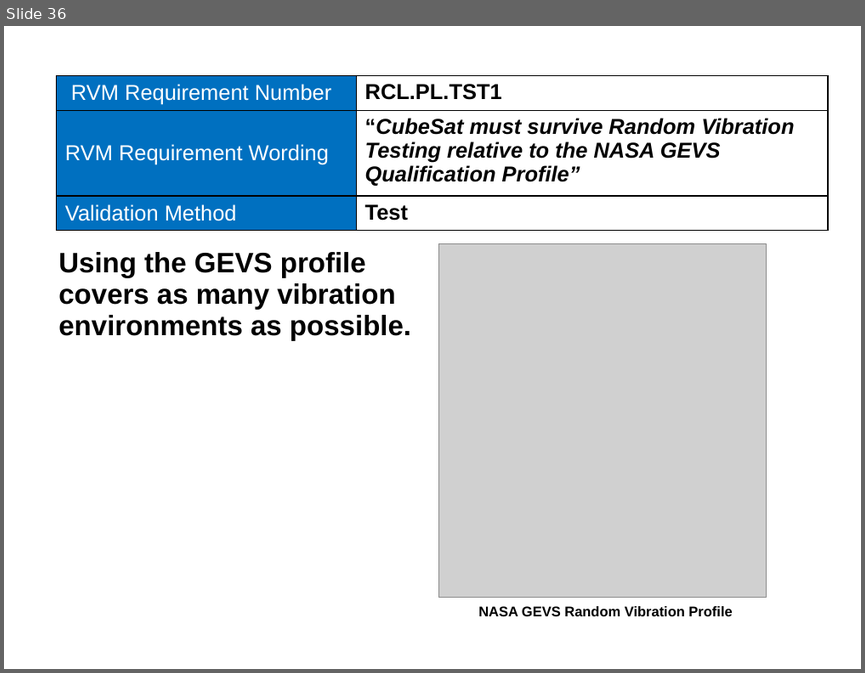
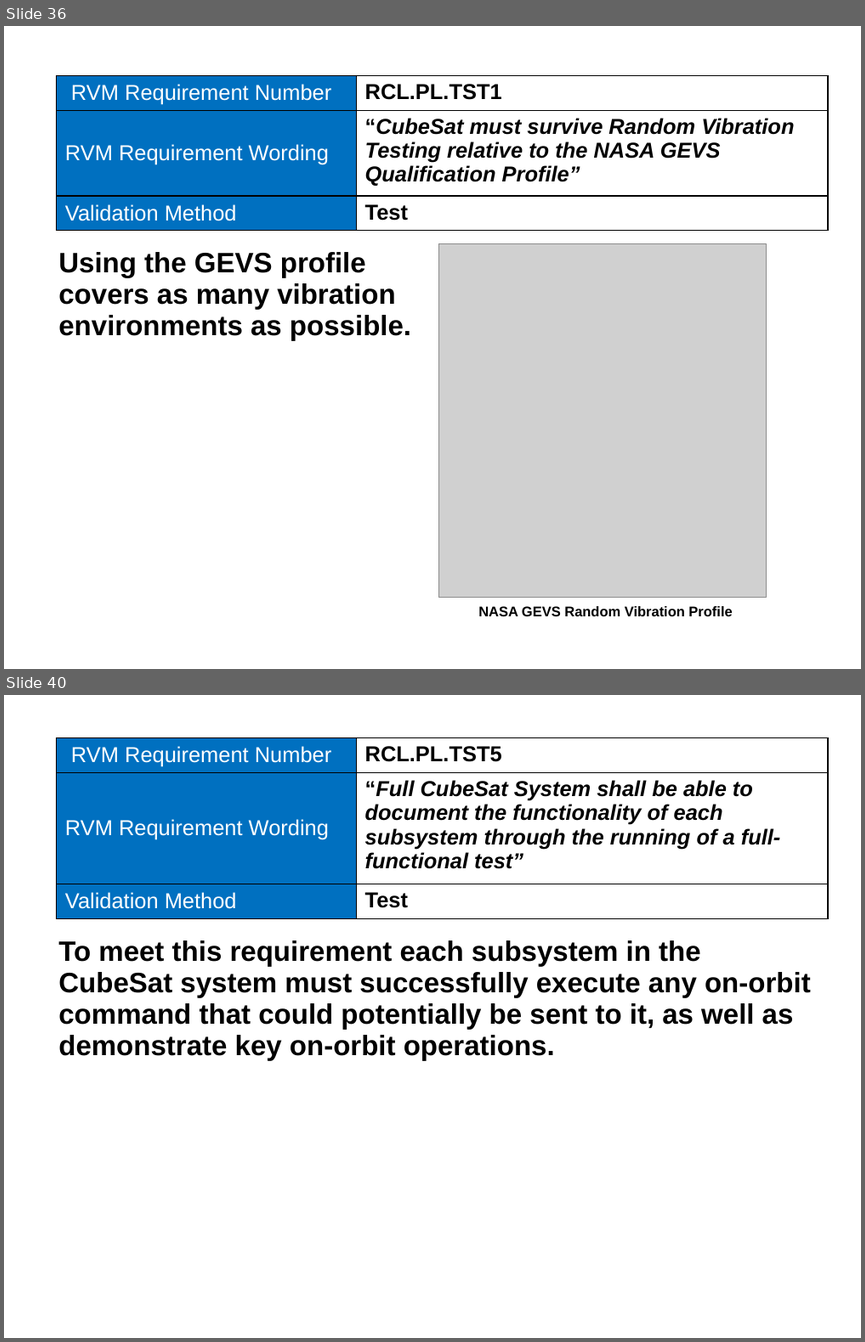
Before and after one commit to RascalSeniorDesign/Preliminary-Design, a slide deck: CMQA/Presentations/SRR Presentation.pptx. Shown one above the other, each under a label of ours: slide 36 before the commit, slides 36 and 40 after it; the slides between them are not shown. The pictures are 865x673 and 865x1342 pixels, drawn with LibreOffice and Linux fonts; fonts in the diff are those of the drawing; grey boxes stand for pictures; background and template pictures are left out. Boxes give left, top, right and bottom in pixels: in the first picture for what was removed or moved away, otherwise in the second. Text is boxed around its words. In the diff, an @@ line names an element or a change of style, - is before the commit and + after.

```diff
--- a/CMQA/Presentations/SRR Presentation.pptx
+++ b/CMQA/Presentations/SRR Presentation.pptx
@@ slide 40 added at [4,695,861,1338], background picture (left out) @@
@@ table added at [57,737,828,919], 3 rows, 2 columns @@
+RVM Requirement Number | RCL.PL.TST5
+RVM Requirement Wording | “Full CubeSat System shall be able to document the functionality of each subsystem through the running of a full-functional test”
+Validation Method | Test
@@ title added at [365,746,502,762], 32 pt, text #FFFFFF, italic @@
+RCL.PL.TST5
@@ text added at [58,941,811,1061], 26 pt, text #000000, bold @@
+To meet this requirement each subsystem in the CubeSat system must successfully execute any on-orbit command that could potentially be sent to it, as well as demonstrate key on-orbit operations.
```
Also in this commit, not shown: 3 other slides added, 3 slides removed.
